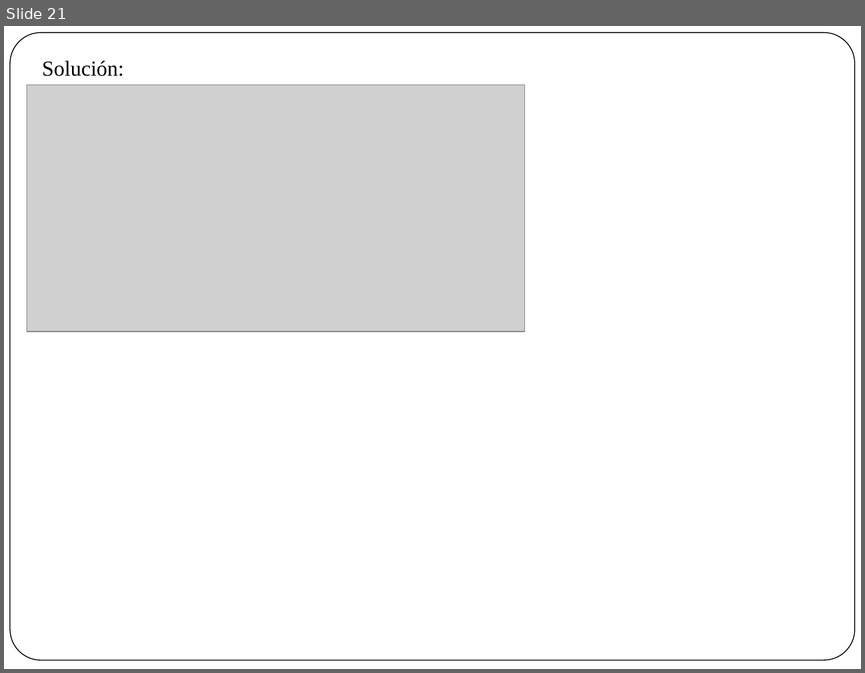
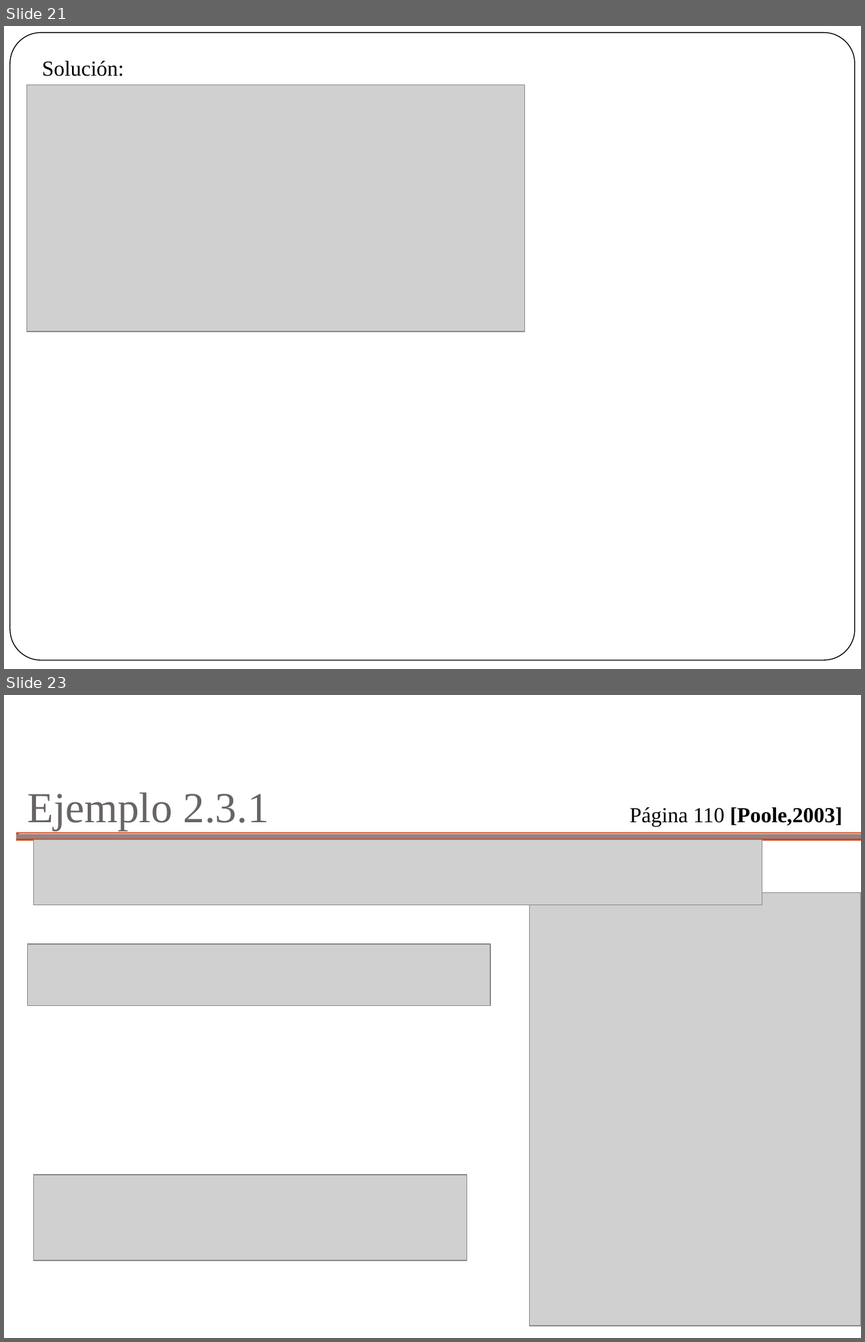
Before and after one commit to aegiloru/linearAlgebra, a slide deck: AL2024_1S_Didactica/Strang CH 01-WE-S01-S02-S03.pptx. Shown one above the other, each under a label of ours: slide 21 before the commit, slides 21 and 23 after it; the slides between them are not shown. The pictures are 865x673 and 865x1342 pixels, drawn with LibreOffice and Linux fonts; fonts in the diff are those of the drawing; grey boxes stand for pictures; background and template pictures are left out. Boxes give left, top, right and bottom in pixels: in the first picture for what was removed or moved away, otherwise in the second. Text is boxed around its words. In the diff, an @@ line names an element or a change of style, - is before the commit and + after.

Commit message:
Poole 2003
Se agrega un ejercicio sobre analisis circuital de redes

```diff
--- a/AL2024_1S_Didactica/Strang CH 01-WE-S01-S02-S03.pptx
+++ b/AL2024_1S_Didactica/Strang CH 01-WE-S01-S02-S03.pptx
@@ slide 23 added at box(4, 695, 861, 1338), background picture (left out) @@
@@ title added at box(28, 792, 269, 830), 36 pt, text #696464 @@
+Ejemplo 2.3.1
@@ text added at box(630, 807, 842, 827), 18 pt, text #000000, bold @@
+Página 110 [Poole,2003]
@@ rectangle added at box(16, 832, 861, 841), fill #D34817 @@
@@ rectangle added at box(16, 834, 861, 838), fill #918485 @@
@@ rectangle added at box(20, 833, 861, 837), fill #E6AFA9 @@
@@ picture added at box(34, 840, 762, 905) @@
@@ picture added at box(529, 893, 861, 1325) @@
@@ picture added at box(28, 943, 491, 1005) @@
@@ picture added at box(34, 1175, 466, 1261) @@
```
Also in this commit, not shown: 2 other slides added, 1 other file.
